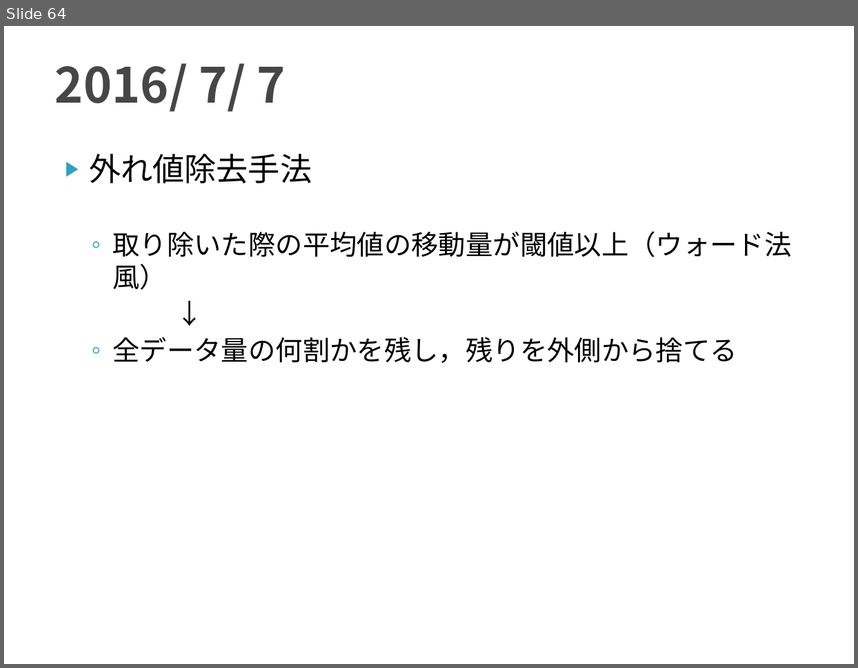
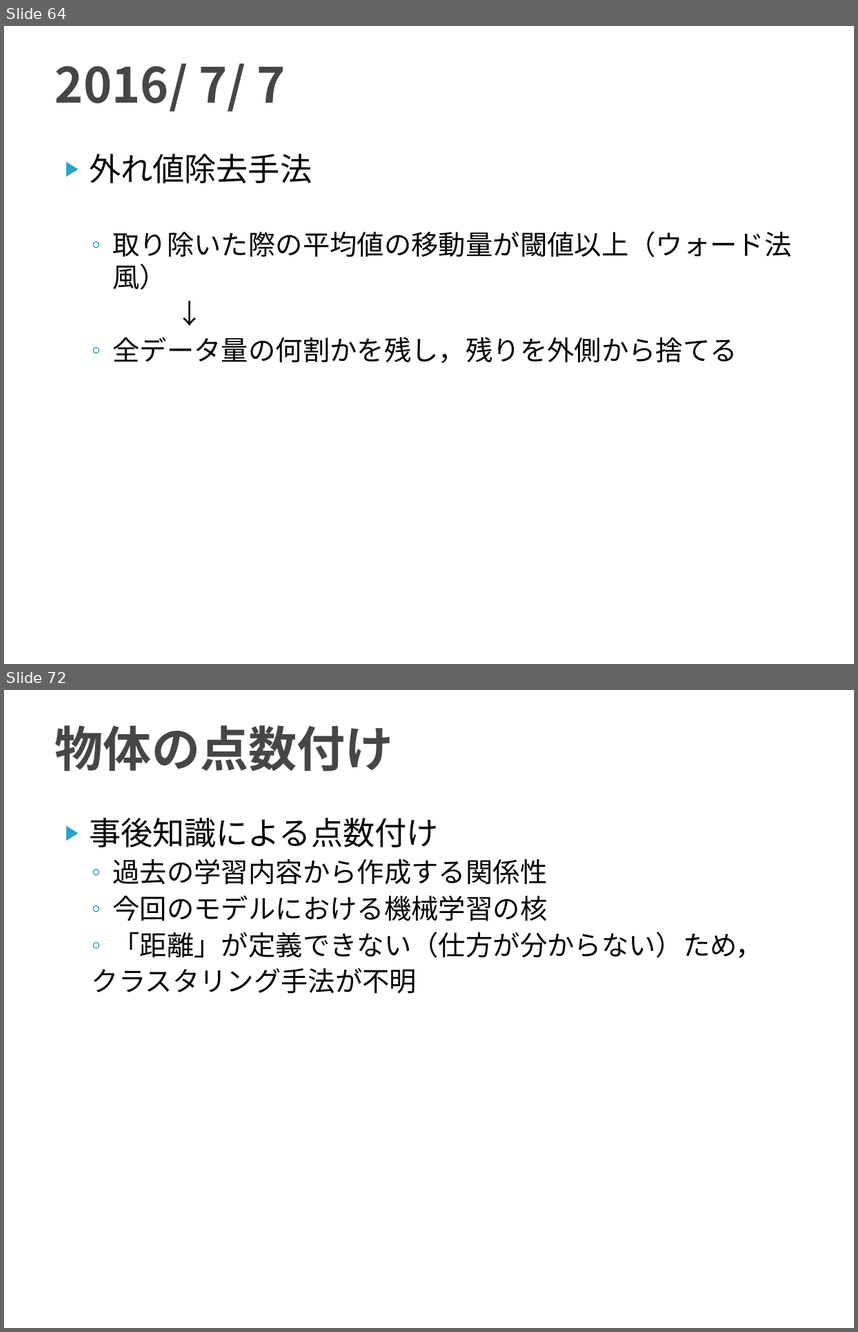
Before and after one commit to TetsuyaKomota/GitforEclipseTest, a slide deck: IntentionLearning_v2/slide/discussion2016.pptx. Shown one above the other, each under a label of ours: slide 64 before the commit, slides 64 and 72 after it; the slides between them are not shown. The pictures are 858x668 and 858x1332 pixels, drawn with LibreOffice and Linux fonts; fonts in the diff are those of the drawing. Boxes give left, top, right and bottom in pixels: in the first picture for what was removed or moved away, otherwise in the second. Text is boxed around its words. In the diff, an @@ line names an element or a change of style, - is before the commit and + after.

```diff
--- a/IntentionLearning_v2/slide/discussion2016.pptx
+++ b/IntentionLearning_v2/slide/discussion2016.pptx
@@ slide 72 added at <box>4,690,854,1328</box>, background #FFFFFF @@
@@ title added at <box>55,725,394,771</box>, 41 pt, text #464646, bold @@
+物体の点数付け
@@ text added at <box>89,818,763,994</box>, 23 pt, text #000000 @@
+▶ 事後知識による点数付け
+  ◦ 過去の学習内容から作成する関係性
+  ◦ 今回のモデルにおける機械学習の核
+  ◦ 「距離」が定義できない（仕方が分からない）ため，
+  クラスタリング手法が不明
```
Also in this commit, not shown: 6 other slides added, 6 other files.
